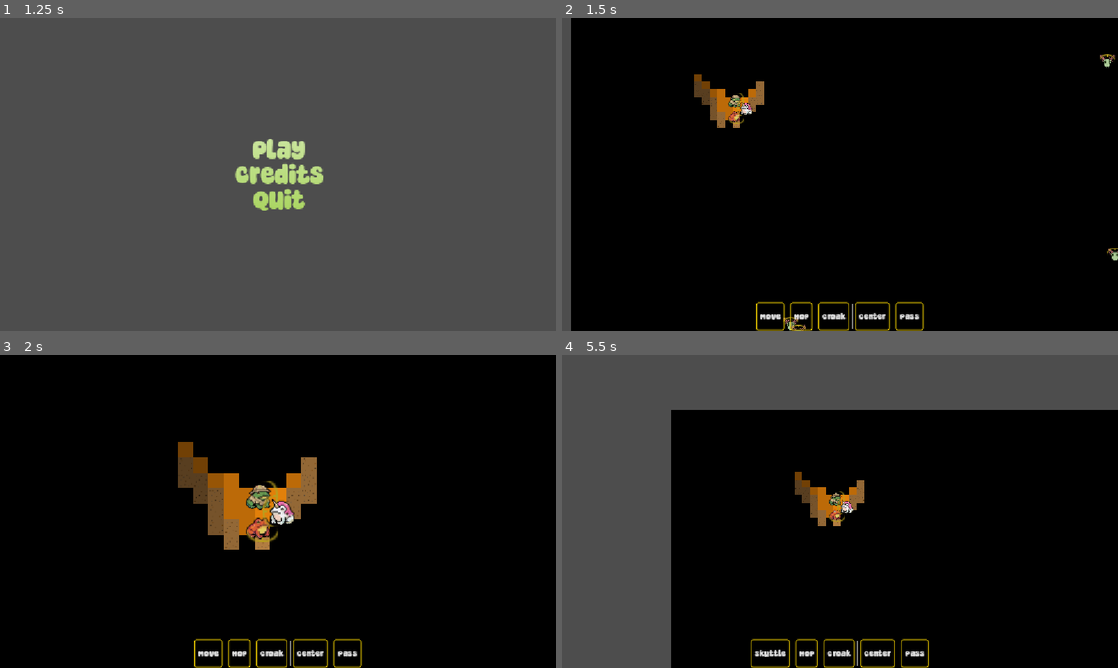
Above: before the commit, frames 1-4 (two rows, left to right).
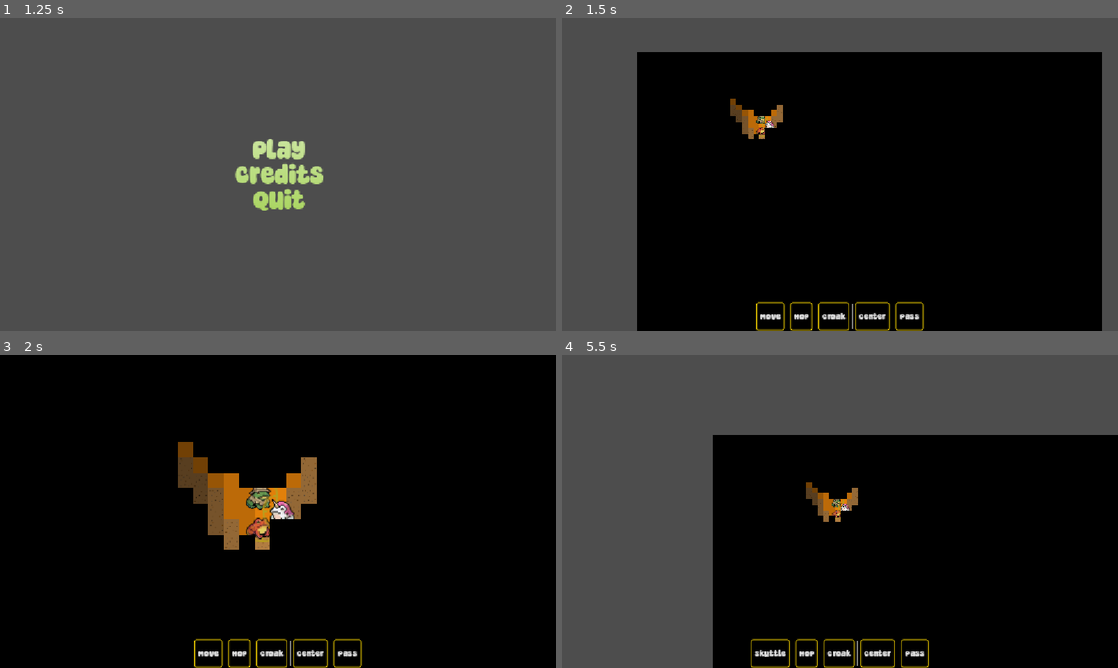
Above: after the commit, the same moments.

Repository: Habidakus/wild-jam-98-signal
Game: Godot game, scene res://scenes/main.tscn
Same seed, same stepped clock (60 frames per second), same inputs: the game is played once before the commit and once after it.
Inputs (mouse positions are in pixels of both pictures, inside the frame that each line leads up to):
- Up to frame 1 (1.25 s): tap Enter at 0.5 s; move the mouse to (400, 158) at 0.52 s; click (400, 158) at 0.67 s
- Up to frame 2 (1.5 s): click "Play" at 1.25 s
- Up to frame 3 (2 s): no input
- Up to frame 4 (5.5 s): click "Center" at 2 s; click "Move" at 2.75 s; click "Hop" at 3.5 s; click "Croak" at 4.25 s; click "Pass" at 5 s

Frame 1 is identical in both runs. In frame 2, 25% of the frame differs, in the area x 1-100%, y 0-100%; in frame 3, 0.2%; in frame 4, 13%.

Commit message:
Mothmen no longer glow in the dark, camera now follows frogs as they move, clear out walk and hop UI nodes when their animation ends

Diff:
--- a/scripts/sms_play.gd
+++ b/scripts/sms_play.gd
@@ -206,7 +206,7 @@
 	unit_graphic.set_unit(unit, true)
 	_place_object(unit_graphic, spot)
 	unit_graphic.set_facing(facing)
-	unit_graphic.z_index = 100
+	#unit_graphic.z_index = 100
 	_unit_list.append([unit_graphic, facing, randf()])
 	_unit_list.sort_custom(func(a, b): return a[2] < b[2])
 
@@ -344,7 +344,7 @@
 	var second_global_pos: Vector2 = current_global_pos + 2.0 * delta_global_pos / 3.0
 	var third_global_pos: Vector2 = dest_global_pos
 
-	_camera_tween.tween_property(%Camera2D, "zoom", Vector2.ONE, 0.2).set_ease(Tween.EASE_OUT).set_trans(Tween.TRANS_SINE)
+	_camera_tween.tween_property(%Camera2D, "zoom", Vector2.ONE * 0.75, 0.2).set_ease(Tween.EASE_OUT).set_trans(Tween.TRANS_SINE)
 	_camera_tween.parallel()
 	_camera_tween.tween_property(%Camera2D, "global_position", first_global_pos, 0.20).set_ease(Tween.EASE_OUT).set_trans(Tween.TRANS_SINE)
 
@@ -707,6 +707,9 @@
 				full_path.append(closest_map_loc_to_mouse)
 			_animation_payload = [ug_map_loc, facing, full_path, final_facing]
 			_animation_tween.tween_method(_animate_walk, 0.0, 1.0, WALK_TIME * mouse_path.size())
+			var final_position: Vector2 = %TerrainLayer.map_to_local(closest_map_loc_to_mouse)
+			_animation_tween.tween_callback(Callable(%AbilityLayer, "clear"))
+			_animation_tween.tween_property(%Camera2D, "position", final_position, 0.4).set_ease(Tween.EASE_OUT).set_trans(Tween.TRANS_SINE)
 			_animation_tween.tween_callback(_animate_walk.bind(2.0))
 			_play_state = PlayState.ANIMATING_COMMAND
 
@@ -730,10 +733,12 @@
 
 
 func _animate_walk(fraction: float) -> void:
+	var ug: UnitGraphic = _get_current_unit_graphic()
 	if fraction > 1.0:
 		# end of animation
 		var final_facing: Vector2i = _animation_payload[3]
 		_update_current_unit_facing(final_facing)
+		ug.start_idle_animation()
 		_update_fog_of_war()
 		return
 	# TODO: Rather than an array of vectors, the mouse path should be an array of actions either:
@@ -743,7 +748,6 @@
 	var mouse_path: Array = _animation_payload[2]
 	var mps: int = mouse_path.size()
 	var index: int = int(clamp(0, mps - 1, float(mps) * fraction))
-	var ug: UnitGraphic = _get_current_unit_graphic()
 	var current_map_loc: Vector2i = %TerrainLayer.local_to_map(ug.position)
 	var map_loc: Vector2i = mouse_path[index]
 	if current_map_loc != map_loc:
@@ -814,8 +818,10 @@
 		ug.position = lerp(_animation_payload[0], _animation_payload[1], fraction)
 		ug.set_hop_animation_frame(fraction)
 	else:
+		%AbilityLayer.clear()
 		ug.position = _animation_payload[1]
 		ug.start_idle_animation()
+	%Camera2D.position = ug.position
 	_update_fog_of_war()
 
 
